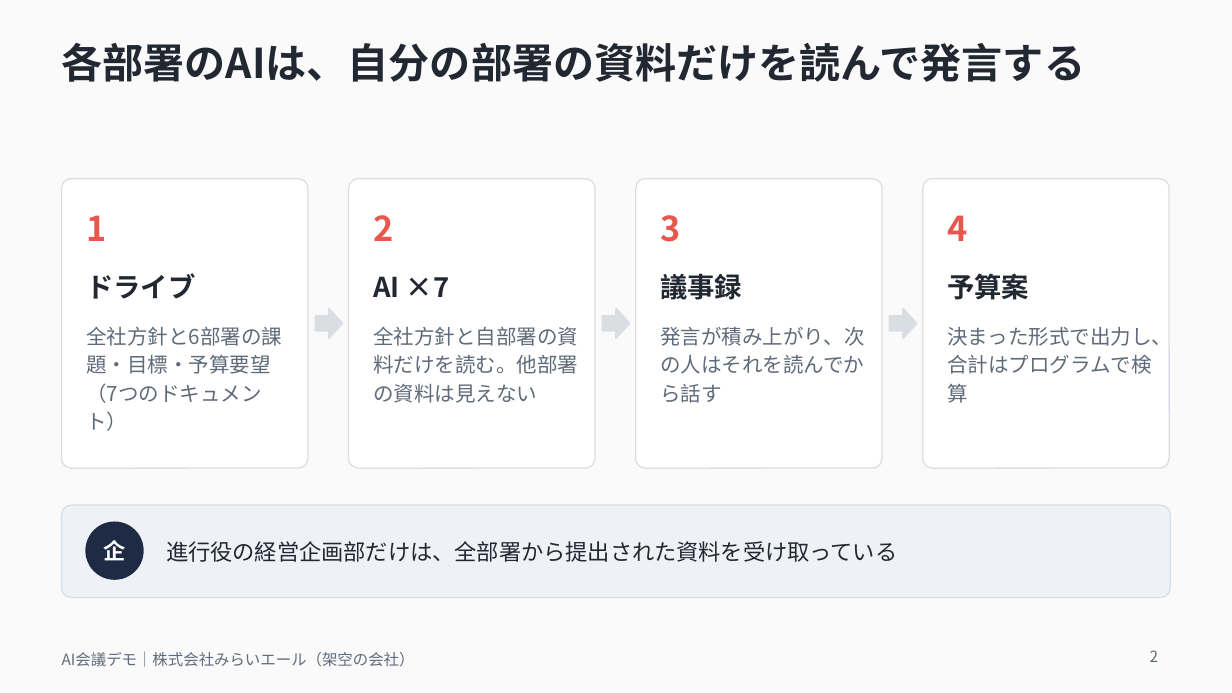
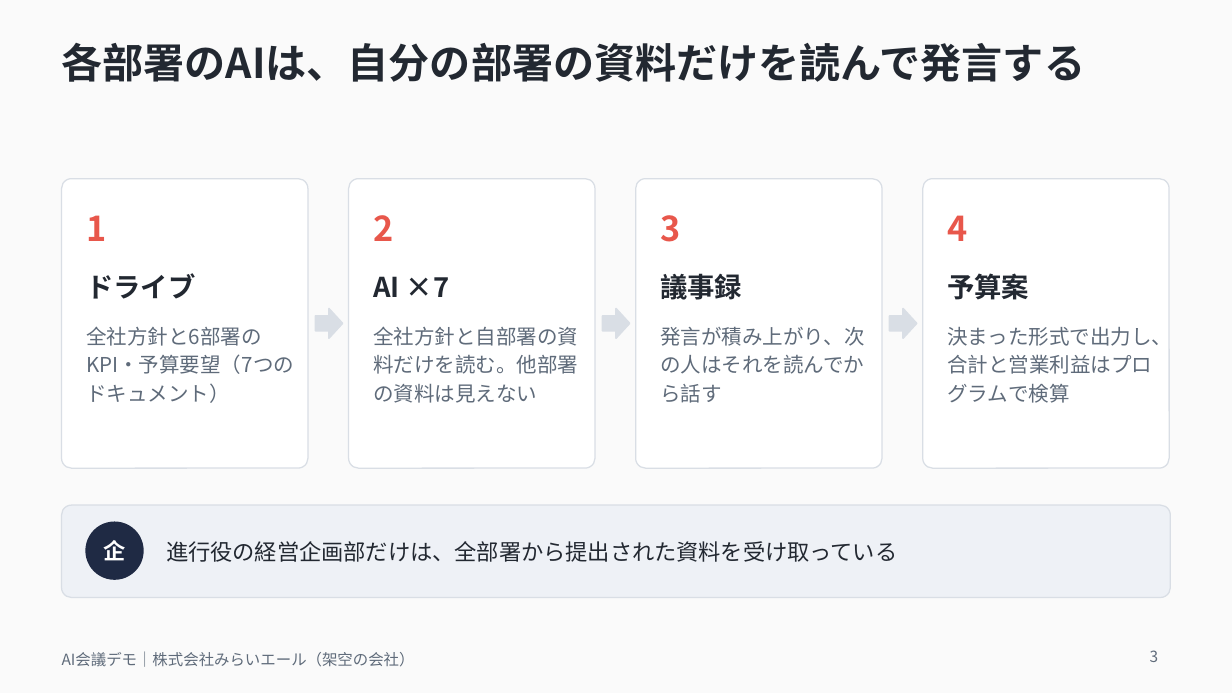
Before and after one commit to michiko3311220-stack/-, a slide deck: slide 3 of ai_meeting/slides/ai_meeting_demo.pptx (slide 2 before the commit). Drawn at 1232x693 pixels with LibreOffice and Linux fonts; fonts in the diff are those of the drawing. Boxes give left, top, right and bottom in pixels: in the first picture for what was removed or moved away, otherwise in the second. Text is boxed around its words. In the diff, an @@ line names an element or a change of style, - is before the commit and + after.

```diff
--- a/ai_meeting/slides/ai_meeting_demo.pptx
+++ b/ai_meeting/slides/ai_meeting_demo.pptx
@@ text at (86,326,294,374): text changed @@
-全社方針と6部署の課題・目標・予算要望（7つのドキュメント）
+全社方針と6部署のKPI・予算要望（7つのドキュメント）
@@ text at (947,327,1172,403): text changed @@
-決まった形式で出力し、合計はプログラムで検算
+決まった形式で出力し、合計と営業利益はプログラムで検算
@@ page number at (1150,650,1159,662): text changed @@
-2
+3
```
Also in this commit, not shown: 10 other slides changed, 2 slides added, 1 slide removed, 14 other files.
